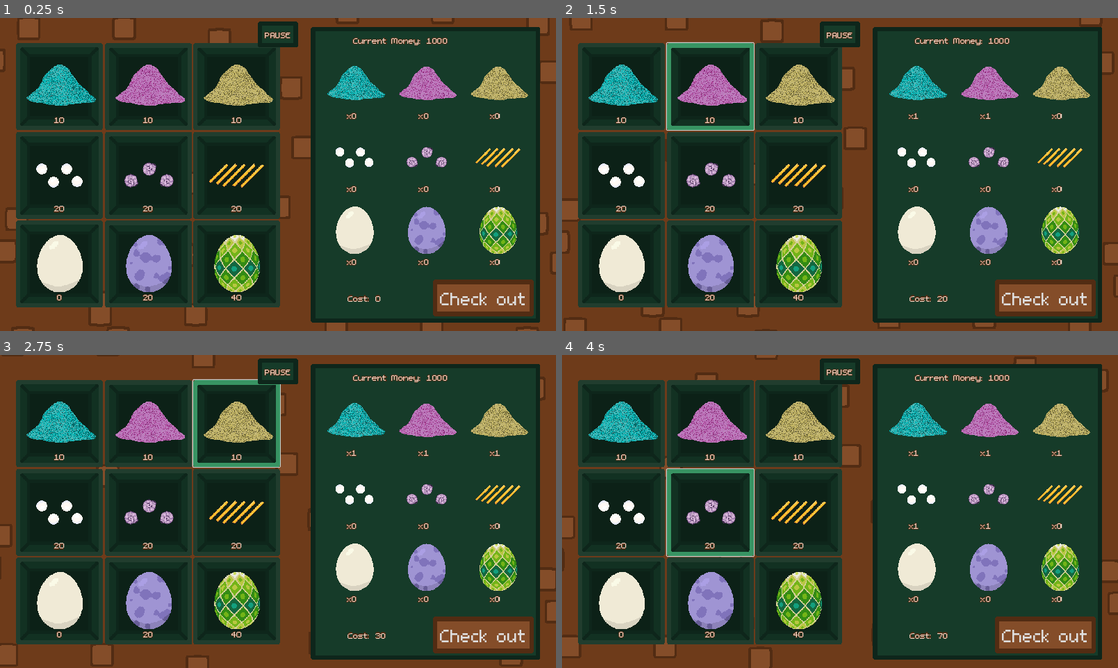
Above: before the commit, frames 1-4 (two rows, left to right).
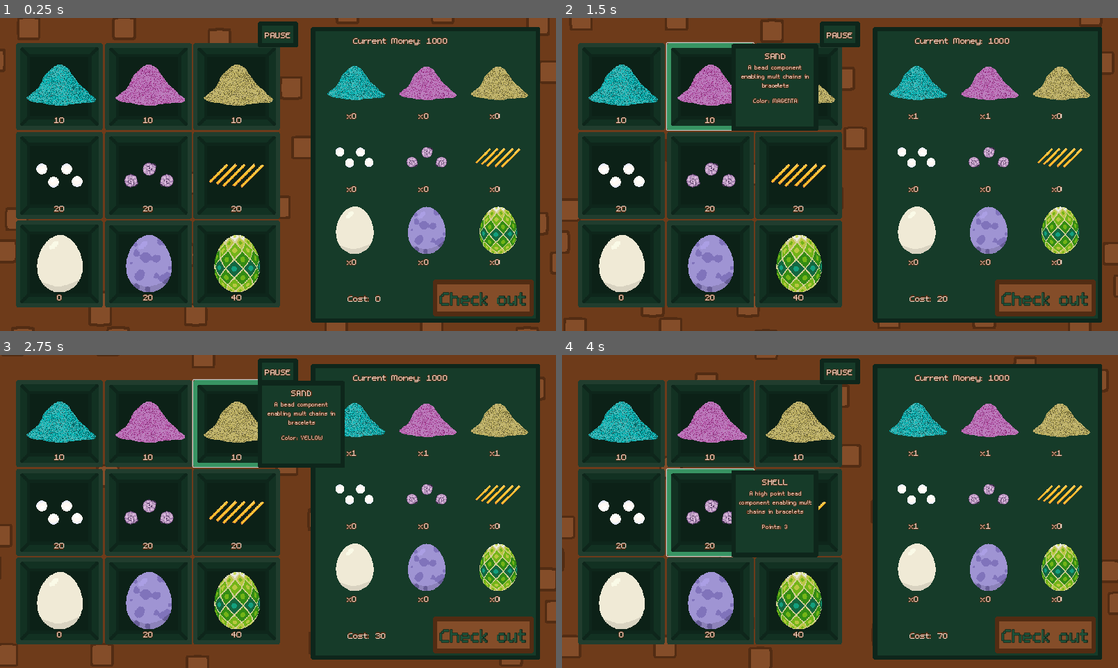
Above: after the commit, the same moments.

Repository: Splashy-Inc/caddishack
Game: Godot game, scene res://SCENES/SHOP/shop_station.tscn
The game is run twice, just before and just after one commit, with the same random seed, the same clock (stepped at 60 frames per second) and the same inputs. This scene is started directly instead of the project's main scene.
Inputs (mouse positions are in pixels of both pictures, inside the frame that each line leads up to):
- Up to frame 1 (0.25 s): no input
- Up to frame 2 (1.5 s): click (623, 86) at 0.5 s; click (712, 86) at 1.25 s
- Up to frame 3 (2.75 s): click (233, 423) at 2 s
- Up to frame 4 (4 s): click (623, 511) at 2.75 s; click (712, 511) at 3.5 s

The runs differ from the first frame. In frame 1, 0.4% of the frame differs, in the area x 79-95%, y 87-92%; in frame 2, 2.8%, in the area x 30-95%, y 8-92%; in frame 3, 2.6%; in frame 4, 2.7%.

Commit message:
Hover text for beads and materials

Diff:
--- /dev/null
+++ b/RESOURCES/item_info.gd
@@ -0,0 +1,8 @@
+extends Resource
+
+class_name ItemInfo
+
+@export var name : String
+@export var description : String
+@export var labels : Array[String]
+@export var values : Array[String]
--- /dev/null
+++ b/RESOURCES/normal_text_brown.tres
@@ -0,0 +1,10 @@
+[gd_resource type="LabelSettings" load_steps=2 format=3 uid="uid://c847tlxjisn6m"]
+
+[ext_resource type="FontFile" uid="uid://di1ynwh6doxnf" path="res://ASSETS/Font/m5x7.ttf" id="1_xjj1t"]
+
+[resource]
+font = ExtResource("1_xjj1t")
+font_size = 21
+font_color = Color(0.941176, 0.827451, 0.760784, 1)
+outline_size = 5
+outline_color = Color(0.321569, 0.172549, 0.0745098, 1)
--- /dev/null
+++ b/SCENES/GUI/hover_text_area.tscn
@@ -0,0 +1,15 @@
+[gd_scene load_steps=3 format=3 uid="uid://bflueb4co07uq"]
+
+[ext_resource type="Script" path="res://SCRIPTS/GUI/hover_text_area.gd" id="1_5vvae"]
+
+[sub_resource type="CircleShape2D" id="CircleShape2D_4ta0w"]
+radius = 32.0
+
+[node name="HoverTextArea" type="Area2D"]
+script = ExtResource("1_5vvae")
+
+[node name="CollisionShape2D" type="CollisionShape2D" parent="."]
+shape = SubResource("CircleShape2D_4ta0w")
+
+[connection signal="mouse_entered" from="." to="." method="_on_mouse_entered"]
+[connection signal="mouse_exited" from="." to="." method="_on_mouse_exited"]
--- a/SCENES/GUI/hud.tscn
+++ b/SCENES/GUI/hud.tscn
@@ -13,6 +13,7 @@
 script = ExtResource("1_w38b1")
 
 [node name="MenuScreens" type="Control" parent="."]
+visible = false
 layout_mode = 3
 anchors_preset = 0
 offset_right = 40.0
--- a/SCENES/GUI/item_info_box.tscn
+++ b/SCENES/GUI/item_info_box.tscn
@@ -1,98 +1,54 @@
 [gd_scene load_steps=6 format=3 uid="uid://c2s6ijb7ethvd"]
 
+[ext_resource type="Script" path="res://SCRIPTS/GUI/item_info_box.gd" id="1_45odd"]
 [ext_resource type="Texture2D" uid="uid://dtvhfr22op0fb" path="res://ASSETS/Art/CRAFT_STATION/Bead_Pile.png" id="1_dwyw3"]
 [ext_resource type="LabelSettings" uid="uid://utia0ir401fs" path="res://RESOURCES/text_subtitle.tres" id="2_revxf"]
-[ext_resource type="FontFile" uid="uid://di1ynwh6doxnf" path="res://ASSETS/Font/m5x7.ttf" id="3_jterx"]
-
-[sub_resource type="LabelSettings" id="LabelSettings_3fd0g"]
-font = ExtResource("3_jterx")
-font_size = 21
-font_color = Color(0.941176, 0.827451, 0.760784, 1)
-outline_size = 5
-outline_color = Color(0.321569, 0.172549, 0.0745098, 1)
-
-[sub_resource type="LabelSettings" id="LabelSettings_rj2k0"]
-font = ExtResource("3_jterx")
-font_size = 21
-font_color = Color(0.941176, 0.827451, 0.760784, 1)
-outline_size = 5
-outline_color = Color(0.321569, 0.172549, 0.0745098, 1)
+[ext_resource type="LabelSettings" uid="uid://c847tlxjisn6m" path="res://RESOURCES/normal_text_brown.tres" id="4_rru5c"]
+[ext_resource type="PackedScene" uid="uid://dm6l4kllglslc" path="res://SCENES/GUI/item_info_row.tscn" id="5_adcny"]
 
 [node name="ItemInfoBox" type="Node2D"]
+z_index = 60
+z_as_relative = false
+script = ExtResource("1_45odd")
+info_row_scene = ExtResource("5_adcny")
 
-[node name="Background" type="Sprite2D" parent="."]
+[node name="ShiftContainer" type="Node2D" parent="."]
+position = Vector2(48, -100)
+
+[node name="Background" type="Sprite2D" parent="ShiftContainer"]
+position = Vector2(100, 101)
 texture = ExtResource("1_dwyw3")
 
-[node name="VBoxContainer" type="VBoxContainer" parent="."]
+[node name="ItemInfoList" type="VBoxContainer" parent="ShiftContainer"]
 anchors_preset = 15
 anchor_right = 1.0
 anchor_bottom = 1.0
-offset_left = -88.0
-offset_top = -88.0
-offset_right = 89.0
-offset_bottom = 89.0
+offset_left = 12.0
+offset_top = 13.0
+offset_right = 189.0
+offset_bottom = 190.0
 grow_horizontal = 2
 grow_vertical = 2
 size_flags_horizontal = 4
 
-[node name="item_name_label" type="Label" parent="VBoxContainer"]
+[node name="Name" type="Label" parent="ShiftContainer/ItemInfoList"]
 layout_mode = 2
 size_flags_horizontal = 4
-text = "Item Name"
+text = "Name"
 label_settings = ExtResource("2_revxf")
 
-[node name="HBoxContainer" type="HBoxContainer" parent="VBoxContainer"]
+[node name="Description" type="Label" parent="ShiftContainer/ItemInfoList"]
+custom_minimum_size = Vector2(177, 0)
 layout_mode = 2
 size_flags_horizontal = 4
+text = "Description"
+label_settings = ExtResource("4_rru5c")
+horizontal_alignment = 1
+autowrap_mode = 2
 
-[node name="Label1" type="Label" parent="VBoxContainer/HBoxContainer"]
+[node name="Spacer" type="Control" parent="ShiftContainer/ItemInfoList"]
+custom_minimum_size = Vector2(0, 8)
 layout_mode = 2
-text = "Lable 1"
-label_settings = SubResource("LabelSettings_3fd0g")
 
-[node name="Value1" type="Label" parent="VBoxContainer/HBoxContainer"]
+[node name="InfoRow" parent="ShiftContainer/ItemInfoList" instance=ExtResource("5_adcny")]
 layout_mode = 2
-text = "Value 1"
-label_settings = SubResource("LabelSettings_rj2k0")
-
-[node name="HBoxContainer2" type="HBoxContainer" parent="VBoxContainer"]
-layout_mode = 2
-size_flags_horizontal = 4
-
-[node name="Label2" type="Label" parent="VBoxContainer/HBoxContainer2"]
-layout_mode = 2
-text = "Lable 2"
-label_settings = SubResource("LabelSettings_3fd0g")
-
-[node name="Value2" type="Label" parent="VBoxContainer/HBoxContainer2"]
-layout_mode = 2
-text = "Value 2"
-label_settings = SubResource("LabelSettings_rj2k0")
-
-[node name="HBoxContainer3" type="HBoxContainer" parent="VBoxContainer"]
-layout_mode = 2
-size_flags_horizontal = 4
-
-[node name="Label3" type="Label" parent="VBoxContainer/HBoxContainer3"]
-layout_mode = 2
-text = "Lable 3"
-label_settings = SubResource("LabelSettings_3fd0g")
-
-[node name="Value3" type="Label" parent="VBoxContainer/HBoxContainer3"]
-layout_mode = 2
-text = "Value 3"
-label_settings = SubResource("LabelSettings_rj2k0")
-
-[node name="HBoxContainer4" type="HBoxContainer" parent="VBoxContainer"]
-layout_mode = 2
-size_flags_horizontal = 4
-
-[node name="Label4" type="Label" parent="VBoxContainer/HBoxContainer4"]
-layout_mode = 2
-text = "Lable 4"
-label_settings = SubResource("LabelSettings_3fd0g")
-
-[node name="Value4" type="Label" parent="VBoxContainer/HBoxContainer4"]
-layout_mode = 2
-text = "Value 4"
-label_settings = SubResource("LabelSettings_rj2k0")
--- /dev/null
+++ b/SCENES/GUI/item_info_row.tscn
@@ -0,0 +1,26 @@
+[gd_scene load_steps=3 format=3 uid="uid://dm6l4kllglslc"]
+
+[ext_resource type="Script" path="res://SCRIPTS/GUI/item_info_row.gd" id="1_aae3c"]
+[ext_resource type="LabelSettings" uid="uid://c847tlxjisn6m" path="res://RESOURCES/normal_text_brown.tres" id="1_wykmr"]
+
+[node name="InfoRow" type="HBoxContainer" node_paths=PackedStringArray("label", "value")]
+size_flags_horizontal = 4
+theme_override_constants/separation = 0
+script = ExtResource("1_aae3c")
+label = NodePath("Label")
+value = NodePath("Value")
+
+[node name="Label" type="Label" parent="."]
+layout_mode = 2
+text = "Label"
+label_settings = ExtResource("1_wykmr")
+
+[node name="Colon" type="Label" parent="."]
+layout_mode = 2
+text = ": "
+label_settings = ExtResource("1_wykmr")
+
+[node name="Value" type="Label" parent="."]
+layout_mode = 2
+text = "Value"
+label_settings = ExtResource("1_wykmr")
--- a/SCENES/SHOP/cart_panel.tscn
+++ b/SCENES/SHOP/cart_panel.tscn
@@ -7,8 +7,8 @@
 [ext_resource type="Script" path="res://RESOURCES/special_material_info.gd" id="4_e64o0"]
 [ext_resource type="Script" path="res://RESOURCES/egg_material_info.gd" id="5_7uv2r"]
 [ext_resource type="StyleBox" uid="uid://cqe3jf4ia3cgx" path="res://RESOURCES/button_box_disabled.tres" id="7_8retm"]
-[ext_resource type="Theme" path="res://SCENES/CRAFT_STATION/green_text.tres" id="7_63xtu"]
-[ext_resource type="LabelSettings" uid="uid://drl3m8g6bkhol" path="res://RESOURCES/text_subtitle.tres" id="7_vhlkp"]
+[ext_resource type="Theme" uid="uid://dw1njnimthc2q" path="res://RESOURCES/green_text.tres" id="7_63xtu"]
+[ext_resource type="LabelSettings" uid="uid://utia0ir401fs" path="res://RESOURCES/text_subtitle.tres" id="7_vhlkp"]
 [ext_resource type="StyleBox" uid="uid://djqiuusgpwpce" path="res://RESOURCES/brown_button_hover_box_texture.tres" id="8_8rwvf"]
 [ext_resource type="StyleBox" uid="uid://b5qasew2vnpnv" path="res://RESOURCES/brown_button_box_texture.tres" id="9_bhpnm"]
 
--- a/SCENES/SHOP/shop_button.tscn
+++ b/SCENES/SHOP/shop_button.tscn
@@ -1,15 +1,28 @@
-[gd_scene load_steps=8 format=3 uid="uid://bp7okqg1ne0u7"]
+[gd_scene load_steps=13 format=3 uid="uid://bp7okqg1ne0u7"]
 
-[ext_resource type="StyleBox" path="res://RESOURCES/shop_button_hover.tres" id="1_iqs27"]
-[ext_resource type="StyleBox" path="res://RESOURCES/shop_button_normal.tres" id="2_8ilcs"]
+[ext_resource type="StyleBox" uid="uid://dhodbg0qaumgd" path="res://RESOURCES/shop_button_hover.tres" id="1_iqs27"]
+[ext_resource type="StyleBox" uid="uid://b4xhb3lg2t0al" path="res://RESOURCES/shop_button_normal.tres" id="2_8ilcs"]
 [ext_resource type="Script" path="res://SCRIPTS/SHOP/shop_button.gd" id="3_03m4k"]
 [ext_resource type="PackedScene" uid="uid://c3tsqigy40bnd" path="res://SCENES/SHOP/sand_material.tscn" id="4_meg3e"]
 [ext_resource type="LabelSettings" uid="uid://utia0ir401fs" path="res://RESOURCES/text_subtitle.tres" id="5_8hyd7"]
+[ext_resource type="PackedScene" uid="uid://bflueb4co07uq" path="res://SCENES/GUI/hover_text_area.tscn" id="6_82lm4"]
+[ext_resource type="PackedScene" uid="uid://c2s6ijb7ethvd" path="res://SCENES/GUI/item_info_box.tscn" id="8_8iuds"]
+[ext_resource type="Script" path="res://RESOURCES/item_info.gd" id="9_ywbe3"]
 
 [sub_resource type="ViewportTexture" id="ViewportTexture_w6jjp"]
 viewport_path = NodePath("SubViewport")
 
 [sub_resource type="StyleBoxEmpty" id="StyleBoxEmpty_wbhpc"]
+
+[sub_resource type="RectangleShape2D" id="RectangleShape2D_opdc8"]
+size = Vector2(200, 200)
+
+[sub_resource type="Resource" id="Resource_8xnt5"]
+script = ExtResource("9_ywbe3")
+name = ""
+description = ""
+labels = Array[String]([])
+values = Array[String]([])
 
 [node name="ShopButton" type="Button" groups=["shop_buttons"]]
 offset_right = 200.0
@@ -43,3 +56,20 @@
 text = "100"
 label_settings = ExtResource("5_8hyd7")
 horizontal_alignment = 1
+
+[node name="HoverTextArea" parent="." node_paths=PackedStringArray("tooltip") instance=ExtResource("6_82lm4")]
+position = Vector2(100, 100)
+rotation = 1.5708
+tooltip = NodePath("../ItemInfoBox")
+
+[node name="CollisionShape2D" parent="HoverTextArea" index="0"]
+shape = SubResource("RectangleShape2D_opdc8")
+
+[node name="ItemInfoBox" parent="." instance=ExtResource("8_8iuds")]
+position = Vector2(100, 100)
+item_info = SubResource("Resource_8xnt5")
+
+[connection signal="mouse_entered" from="." to="HoverTextArea" method="_on_mouse_entered"]
+[connection signal="mouse_exited" from="." to="HoverTextArea" method="_on_mouse_exited"]
+
+[editable path="HoverTextArea"]
--- a/SCENES/TERRARIUM/bead.tscn
+++ b/SCENES/TERRARIUM/bead.tscn
@@ -11,6 +11,10 @@
 [ext_resource type="Texture2D" uid="uid://cfl7ltp72tqsp" path="res://ASSETS/Art/TERRARIUM/Pearl.png" id="5_b5p1g"]
 [ext_resource type="Texture2D" uid="uid://co18r5h02m8yl" path="res://ASSETS/Art/TERRARIUM/Snail.png" id="6_g04xw"]
 [ext_resource type="Texture2D" uid="uid://kbqij5w8t1ci" path="res://ASSETS/Art/TERRARIUM/YellowSand.png" id="7_femc1"]
+[ext_resource type="Shape2D" uid="uid://42xykr3wpmeg" path="res://SCENES/TERRARIUM/bead_clickable_area.tres" id="12_bxlt7"]
+[ext_resource type="PackedScene" uid="uid://bflueb4co07uq" path="res://SCENES/GUI/hover_text_area.tscn" id="12_hhlno"]
+[ext_resource type="PackedScene" uid="uid://c2s6ijb7ethvd" path="res://SCENES/GUI/item_info_box.tscn" id="13_jj82d"]
+[ext_resource type="Script" path="res://RESOURCES/item_info.gd" id="14_63aye"]
 
 [sub_resource type="Resource" id="Resource_20n2j"]
 resource_local_to_scene = true
@@ -99,9 +103,12 @@
 "speed": 1.0
 }]
 
-[sub_resource type="CapsuleShape2D" id="CapsuleShape2D_05tin"]
-radius = 30.0
-height = 128.0
+[sub_resource type="Resource" id="Resource_r6np8"]
+script = ExtResource("14_63aye")
+name = "Bead"
+description = "Just a pain bead"
+labels = Array[String](["Color"])
+values = Array[String](["Colorless"])
 
 [node name="Bead" type="Node2D"]
 z_index = 1
@@ -123,6 +130,19 @@
 
 [node name="ClickableShape" type="CollisionShape2D" parent="ClickableArea"]
 rotation = 1.5708
-shape = SubResource("CapsuleShape2D_05tin")
+shape = ExtResource("12_bxlt7")
+
+[node name="HoverTextArea" parent="." node_paths=PackedStringArray("tooltip") instance=ExtResource("12_hhlno")]
+rotation = 1.5708
+tooltip = NodePath("../ItemInfoBox")
+
+[node name="CollisionShape2D" parent="HoverTextArea" index="0"]
+shape = ExtResource("12_bxlt7")
+
+[node name="ItemInfoBox" parent="." instance=ExtResource("13_jj82d")]
+item_info = SubResource("Resource_r6np8")
 
 [connection signal="input_event" from="ClickableArea" to="." method="_on_clickable_area_input_event"]
+[connection signal="mouse_entered" from="HoverTextArea" to="." method="_on_hover_text_area_mouse_entered"]
+
+[editable path="HoverTextArea"]
--- /dev/null
+++ b/SCENES/TERRARIUM/bead_clickable_area.tres
@@ -0,0 +1,5 @@
+[gd_resource type="CapsuleShape2D" format=3 uid="uid://42xykr3wpmeg"]
+
+[resource]
+radius = 47.0
+height = 110.0
--- /dev/null
+++ b/SCRIPTS/GUI/hover_text_area.gd
@@ -0,0 +1,19 @@
+extends Area2D
+
+@export var tooltip : ItemInfoBox
+
+# Called when the node enters the scene tree for the first time.
+func _ready() -> void:
+	pass # Replace with function body.
+
+# Called every frame. 'delta' is the elapsed time since the previous frame.
+func _process(delta: float) -> void:
+	pass
+
+func _on_mouse_entered() -> void:
+	if is_instance_valid(tooltip):
+		tooltip.show_self()
+
+func _on_mouse_exited() -> void:
+	if is_instance_valid(tooltip):
+		tooltip.visible = false
--- /dev/null
+++ b/SCRIPTS/GUI/item_info_box.gd
@@ -0,0 +1,46 @@
+extends Node2D
+
+class_name ItemInfoBox
+
+@export var info_row_scene: PackedScene
+
+@export var item_info : ItemInfo
+
+@onready var item_info_list: VBoxContainer = $ShiftContainer/ItemInfoList
+@onready var name_label: Label = $ShiftContainer/ItemInfoList/Name
+@onready var description: Label = $ShiftContainer/ItemInfoList/Description
+
+# Called when the node enters the scene tree for the first time.
+func _ready() -> void:
+	visible = false
+
+# Called every frame. 'delta' is the elapsed time since the previous frame.
+func _process(delta: float) -> void:
+	if visible:
+		global_rotation = 0
+		global_scale = Vector2(1.0, 1.0)
+		global_position = get_viewport().get_mouse_position()
+
+func set_item_info(new_item_info: ItemInfo):
+	item_info = new_item_info
+
+func populate_info():
+	name_label.text = item_info.name
+	description.text = item_info.description
+
+	for row in item_info_list.get_children():
+		if row is ItemInfoRow:
+			row.queue_free()
+
+	for i in item_info.labels.size():
+		var new_info_row = info_row_scene.instantiate()
+		new_info_row.set_label(item_info.labels[i])
+
+		if i < item_info.values.size():
+			new_info_row.set_value(item_info.values[i])
+
+		item_info_list.add_child(new_info_row)
+
+func show_self():
+	populate_info()
+	visible = true
--- /dev/null
+++ b/SCRIPTS/GUI/item_info_row.gd
@@ -0,0 +1,25 @@
+extends HBoxContainer
+
+class_name ItemInfoRow
+
+@export var label: Label
+@export var value: Label
+
+# Called when the node enters the scene tree for the first time.
+func _ready() -> void:
+	label.text = ""
+	value.text = ""
+
+# Called every frame. 'delta' is the elapsed time since the previous frame.
+func _process(delta: float) -> void:
+	pass
+
+func set_label(text: String):
+	if not is_node_ready():
+		await ready
+	label.text = text
+
+func set_value(text: String):
+	if not is_node_ready():
+		await ready
+	value.text = text
--- a/SCRIPTS/SHOP/shop_button.gd
+++ b/SCRIPTS/SHOP/shop_button.gd
@@ -6,6 +6,7 @@
 
 @onready var material_slot: Marker2D = $SubViewport/MaterialSlot
 @onready var price_label: Label = $PanelContainer/PriceLabel
+@onready var item_info_box: ItemInfoBox = $ItemInfoBox
 
 # Called when the node enters the scene tree for the first time.
 func _ready() -> void:
@@ -24,3 +25,26 @@
 	if item_info:
 		material_slot.add_child(Globals.generate_material(item_info))
 		price_label.text = str(item_info.price)
+
+	var new_item_info := ItemInfo.new()
+	if item_info is SandMaterialInfo:
+		new_item_info.name = "SAND"
+		new_item_info.description = "A bead component enabling mult chains in bracelets"
+		new_item_info.labels = ["Color"]
+		new_item_info.values = [SandMaterialInfo.SandColor.keys()[item_info.color]]
+	elif item_info is SpecialMaterialInfo:
+		new_item_info.name = SpecialMaterialInfo.SpecialType.keys()[item_info.type]
+		new_item_info.description = "A high point bead component enabling mult chains in bracelets"
+		new_item_info.labels = ["Points"]
+		new_item_info.values = [str(Bracelet.SPECIAL_POINTS)]
+	elif item_info is EggMaterialInfo:
+		new_item_info.name = EggMaterialInfo.EggType.keys()[item_info.type] + " EGG"
+		match item_info.type:
+			EggMaterialInfo.EggType.BASIC:
+				new_item_info.description = "Hatches a larva with no special abilities"
+			EggMaterialInfo.EggType.SANDY:
+				new_item_info.description = "Hatches a larva that knows the location of all sand"
+			EggMaterialInfo.EggType.GOED:
+				new_item_info.description = "Hatches a larva that knows the location of all materials"
+
+	item_info_box.set_item_info(new_item_info)
--- a/SCRIPTS/TERRARIUM/bead.gd
+++ b/SCRIPTS/TERRARIUM/bead.gd
@@ -13,6 +13,7 @@
 @onready var sand_sprite: AnimatedSprite2D = $SandSprite
 @onready var item_sprite: AnimatedSprite2D = $ItemSprite
 @onready var clickable_shape: CollisionShape2D = $ClickableArea/ClickableShape
+@onready var item_info_box: ItemInfoBox = $ItemInfoBox
 
 # Called when the node enters the scene tree for the first time.
 func _ready() -> void:
@@ -56,6 +57,14 @@
 	if info.special.type != new_info.special.type:
 		set_special(new_info.special.type)
 
+	var item_info := ItemInfo.new()
+	item_info.name = "BEAD"
+	item_info.description = "Combine beads to make a bracelet"
+	item_info.labels = ["Color", "Special", "Points"]
+	item_info.values = [SandMaterialInfo.SandColor.keys()[info.sand.color], SpecialMaterialInfo.SpecialType.keys()[info.special.type], str(get_points())]
+
+	item_info_box.set_item_info(item_info)
+
 func set_color(new_color: SandMaterialInfo.SandColor) -> bool:
 	if info.sand.color == SandMaterialInfo.SandColor.COLORLESS or new_color == SandMaterialInfo.SandColor.COLORLESS:
 		info.sand.color = new_color
@@ -75,3 +84,13 @@
 func check_completed():
 	if info.sand.color != SandMaterialInfo.SandColor.COLORLESS and info.special.type != SpecialMaterialInfo.SpecialType.BASIC:
 		completed.emit()
+
+func get_points():
+	var points = 0
+	match info.special.type:
+		SpecialMaterialInfo.SpecialType.BASIC:
+			points += 1
+		_:
+			points += 3
+
+	return points
Not shown: 1 places in SCENES/TERRARIUM/bead.tscn that only renumber resources
